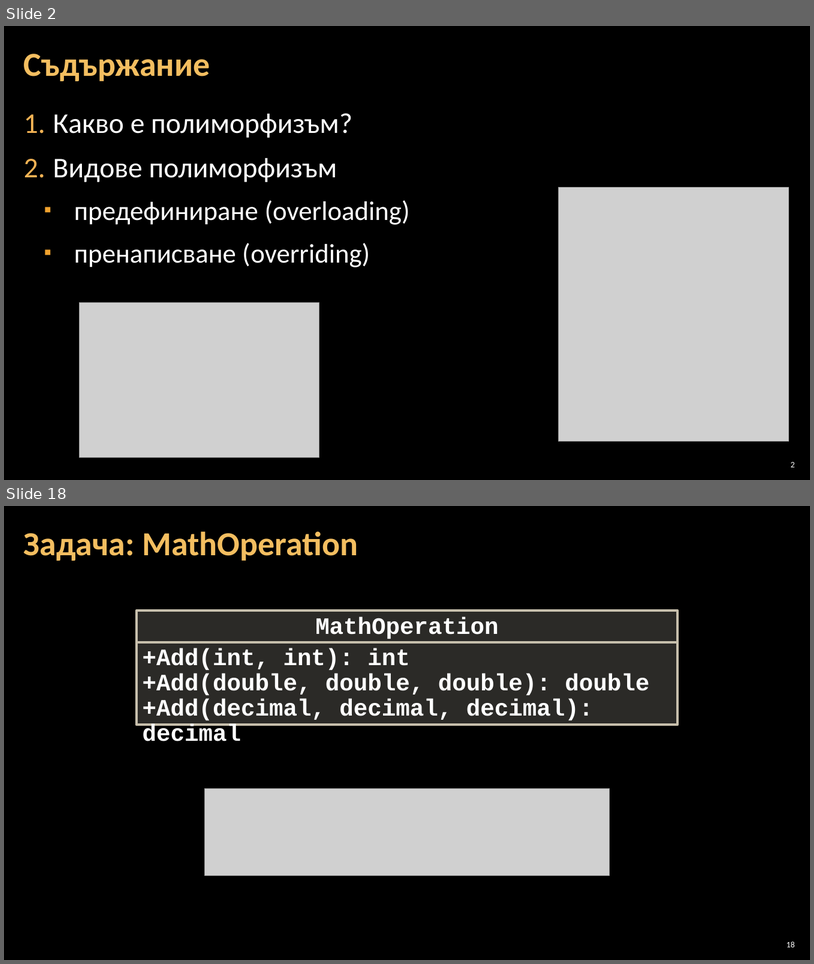
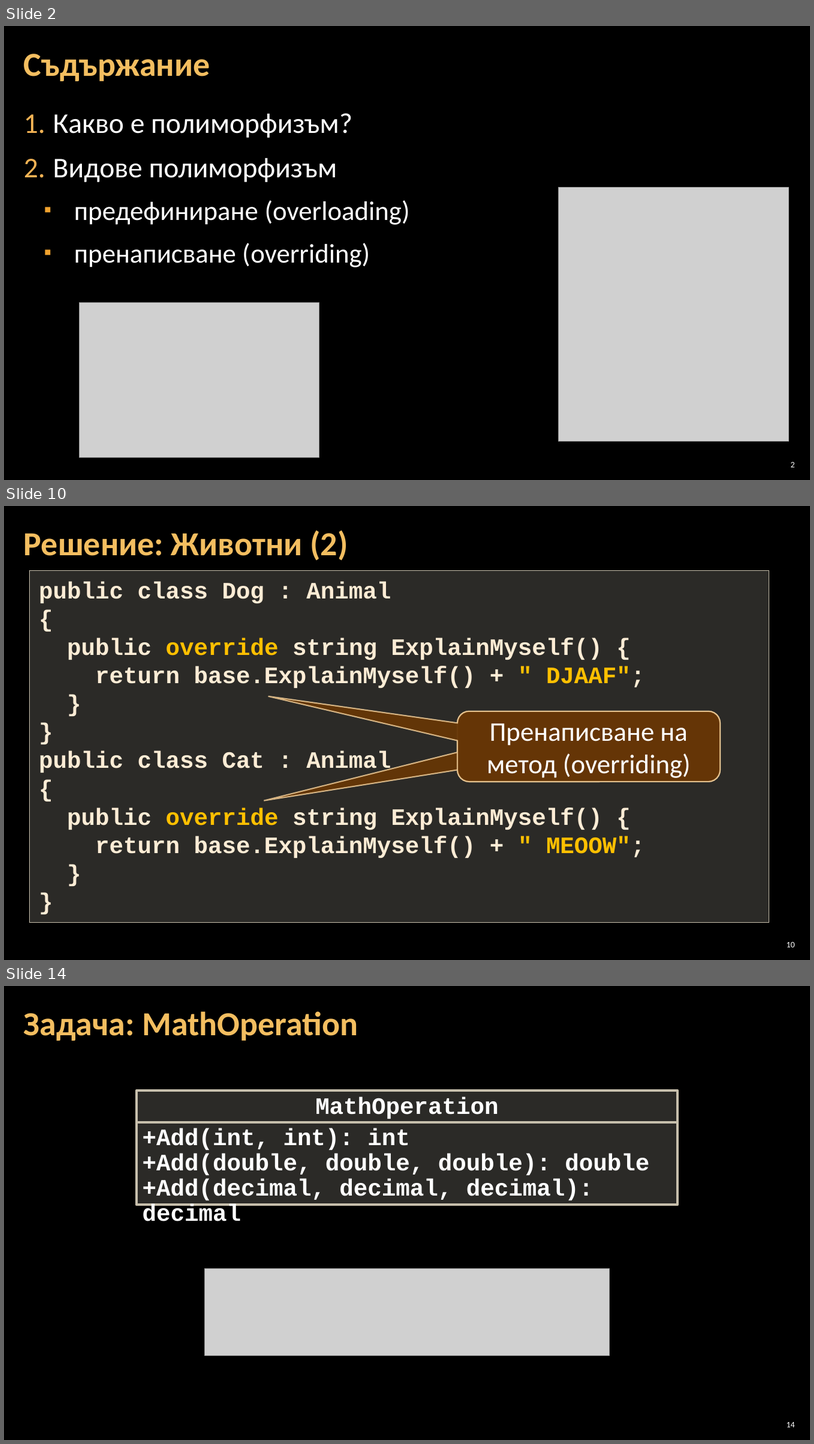
Before and after one commit to BG-IT-Edu/Free-Content, a slide deck: dmanolov/Информатика 11 клас, ПП (C#)/М1.Обектно-ориентирано проектиране и програмиране/06.Полиморфизъм/06.Полиморфизъм.pptx. Shown one above the other, each under a label of ours: slides 2 and 18 before the commit, slides 2, 10 and 14 after it; the slides between them are not shown. The pictures are 814x964 and 814x1444 pixels, drawn with LibreOffice and Linux fonts; fonts in the diff are those of the drawing; grey boxes stand for pictures; background and template pictures are left out. Boxes give left, top, right and bottom in pixels: in the first picture for what was removed or moved away, otherwise in the second. Text is boxed around its words. In the diff, an @@ line names an element or a change of style, - is before the commit and + after.

```diff
--- a/dmanolov/Информатика 11 клас, ПП (C#)/М1.Обектно-ориентирано проектиране и програмиране/06.Полиморфизъм/06.Полиморфизъм.pptx
+++ b/dmanolov/Информатика 11 клас, ПП (C#)/М1.Обектно-ориентирано проектиране и програмиране/06.Полиморфизъм/06.Полиморфизъм.pptx
@@ slide 10 added at bbox=[4, 506, 810, 960], background picture (left out) @@
@@ title added at bbox=[24, 530, 348, 561], 40 pt, text #F3BE60, bold @@
+Решение: Животни (2)
@@ rectangle added at bbox=[29, 571, 769, 922], fill #D9D5C7 at 20% opacity, outline #C7BFAC 1 pt, 28 pt, text #FCECD5, bold @@
+public class Dog : Animal
+{
+public override string ExplainMyself() {
+return base.ExplainMyself() + " DJAAF";
+}
+}
+public class Cat : Animal
+{
+public override string ExplainMyself() {
+return base.ExplainMyself() + " MEOOW";
+}
+}
@@ rounded speech box added at bbox=[458, 711, 720, 781], fill #663606 at 95% opacity, outline #F8D49E 1.5 pt, 32 pt, text #FFFFFF @@
+Пренаписване на метод (overriding)
@@ rounded speech box added at bbox=[458, 711, 720, 781], fill #663606 at 95% opacity, outline #F8D49E 1.5 pt, 32 pt, text #FFFFFF @@
+Пренаписване на метод (overriding)
@@ page number added at bbox=[787, 942, 795, 947], 10 pt, text #FFFFFF @@
+10
@@ what was slide 18 is now slide 14 @@
@@ page number at bbox=[787, 1422, 795, 1427]: text changed @@
-18
+14
```
Also in this commit, not shown: 10 slides changed, 1 other slide added, 6 slides removed, 1 other file.
